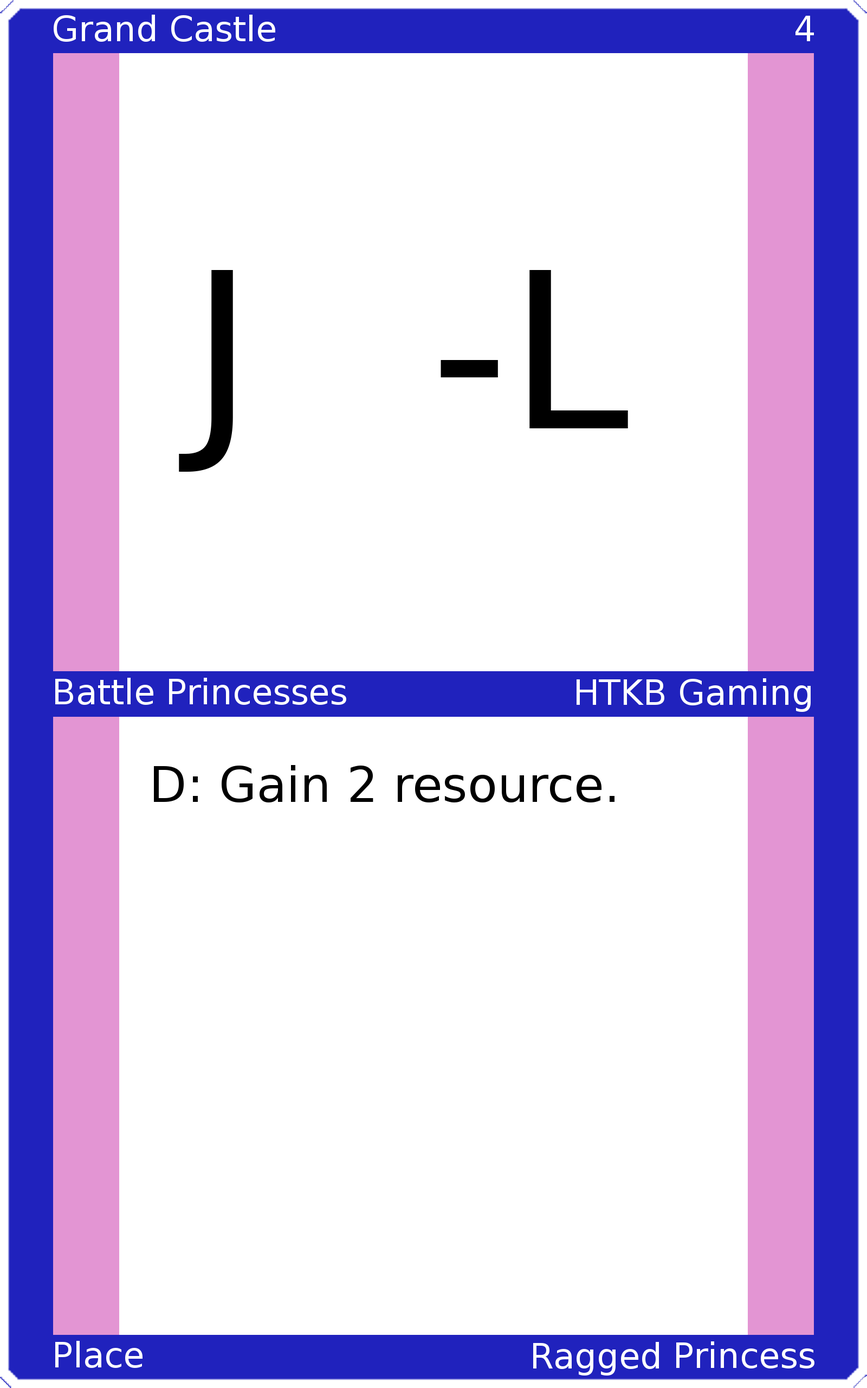
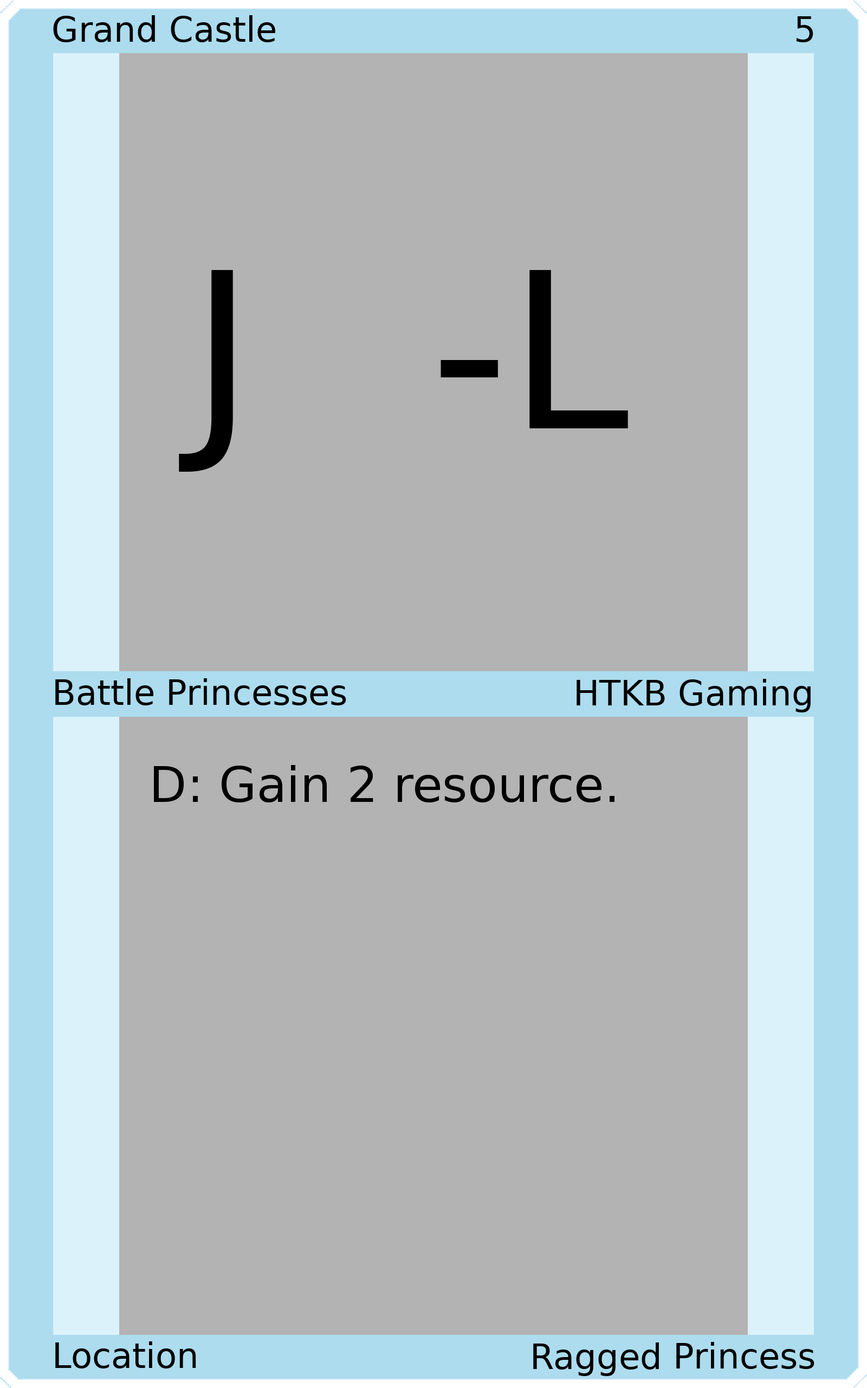
The second 867 x 1388 image is a revision of the first. Changes to its layers:
painted on "Upper Left" over (53, 14, 276, 43)
painted on "Upper Right" over (795, 15, 815, 43)
painted on "Mid Left" over (55, 677, 347, 706)
painted on "Mid Right" over (576, 678, 811, 713)
painted on "Bottom Left" over (55, 1340, 197, 1369)
painted on "Bottom Right" over (533, 1340, 815, 1376)
painted on "Border" over (0, 0, 867, 1388)
painted on "Top Background" over (119, 52, 748, 673)
painted on "Bottom Background" over (119, 715, 748, 1336)
painted on "Background" over (35, 35, 832, 1352)
